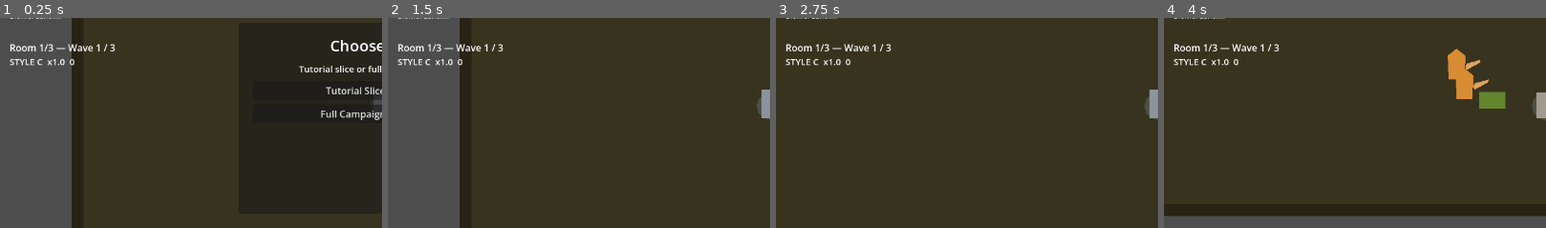
Above: before the commit, frames 1-4 (left to right).
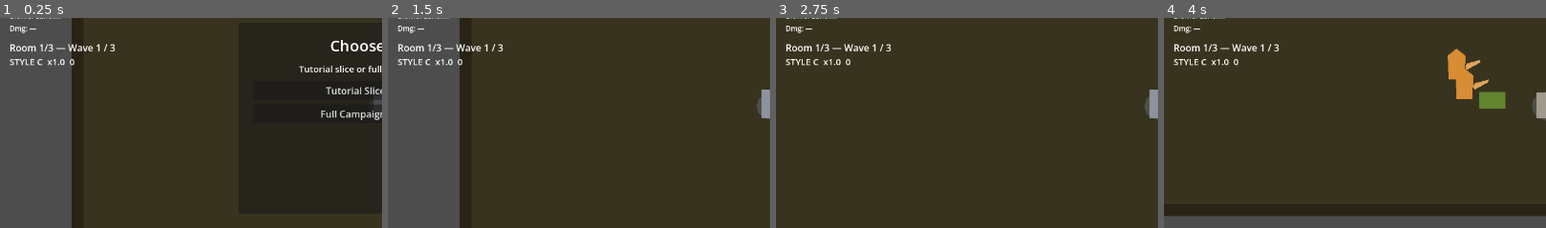
Above: after the commit, the same moments.

Repository: s7v7nth/EON
Game: Godot game, scene res://levels/rooms/room_01.tscn
Two runs of this game, one before a commit and one after it. Both use one fixed random seed, a clock stepped at 60 frames per second and the inputs below.
Inputs (mouse positions are % of the whole screen's width and height, from its top left):
- Up to frame 1 (0.25 s): no input
- Up to frame 2 (1.5 s): click "Full Campaign — 10 rooms" at 0.5 s; click "Синтетик — Адреналиновый реак…" at 1.25 s
- Up to frame 3 (2.75 s): tap Enter at 2 s; move the mouse to (72, 46) at 2.02 s; hold D (move_right) from 2.03 s (still down); click (72, 46) at 2.1 s
- Up to frame 4 (4 s): move the mouse to (30, 56) at 2.77 s; release D (move_right) at 2.78 s; hold S (move_down) 2.78-3.53 s; click (30, 56) at 2.85 s; move the mouse to (60, 29) at 3.52 s; hold D (move_right) from 3.53 s (still down); tap Space (dash) at 3.6 s; click (60, 29) at 3.8 s
The pictures show only the part of the screen within x 0-50%, y 27-77%; the shares and areas given below are measured in that part.

The runs differ from the first frame. In frame 1, 0.1% of the frame differs, in the area x 2-10%, y 3-8%; in frame 2, 0.1%; in frame 3, 0.1%; in frame 4, 0.1%.

Commit message:
Add enemy world HP bars and debug damage readout.
Makes combat feedback readable in-arena and surfaces final hit damage on the debug HUD for balancing.

Co-authored-by: Cursor <cursoragent@cursor.com>

Diff:
--- a/autoload/signal_bus.gd
+++ b/autoload/signal_bus.gd
@@ -6,6 +6,7 @@
 signal player_energy_changed(current: float, max_value: float)
 signal player_adrenaline_changed(current: float, max_value: float)
 signal player_economy_hud_changed(primary: Dictionary, secondary: Dictionary)
+signal damage_dealt(amount: float, target: Node, source: Node)
 signal entity_died(entity: Node)
 signal player_died
 signal enemy_died(enemy: Node)
--- /dev/null
+++ b/components/health_bar_component.gd
@@ -0,0 +1,64 @@
+class_name HealthBarComponent
+extends Node2D
+## World-space HP bar. Appears when damaged; hides at full HP after a short delay.
+
+@export var health_component: HealthComponent
+@export var bar_size: Vector2 = Vector2(40, 5)
+@export var offset: Vector2 = Vector2(0, -56)
+@export var hide_when_full: bool = true
+@export var hide_delay: float = 1.5
+@export var fill_color: Color = Color(0.85, 0.22, 0.22, 0.95)
+@export var background_color: Color = Color(0.08, 0.08, 0.1, 0.75)
+@export var border_color: Color = Color(0.0, 0.0, 0.0, 0.55)
+
+var _ratio: float = 1.0
+var _hide_timer: float = 0.0
+
+
+func _ready() -> void:
+	z_index = 20
+	position = offset
+	visible = false
+	if health_component == null and get_parent():
+		health_component = get_parent().get_node_or_null("HealthComponent") as HealthComponent
+	if health_component == null:
+		push_warning("%s: no HealthComponent found" % name)
+		return
+	health_component.health_changed.connect(_on_health_changed)
+	_on_health_changed(health_component.current_health, health_component.get_max_health())
+
+
+func _process(delta: float) -> void:
+	if _hide_timer <= 0.0:
+		return
+	_hide_timer = maxf(0.0, _hide_timer - delta)
+	if _hide_timer <= 0.0 and _ratio >= 0.999:
+		visible = false
+
+
+func _on_health_changed(current: float, max_value: float) -> void:
+	_ratio = clampf(current / max_value, 0.0, 1.0) if max_value > 0.0 else 0.0
+	if current <= 0.0:
+		visible = false
+		_hide_timer = 0.0
+		queue_redraw()
+		return
+	if hide_when_full and _ratio >= 0.999:
+		if visible:
+			_hide_timer = hide_delay
+		queue_redraw()
+		return
+	visible = true
+	_hide_timer = 0.0
+	queue_redraw()
+
+
+func _draw() -> void:
+	var half := bar_size * 0.5
+	var bg := Rect2(-half, bar_size)
+	draw_rect(bg.grow(1.0), border_color)
+	draw_rect(bg, background_color)
+	var fill_w := bar_size.x * _ratio
+	if fill_w <= 0.0:
+		return
+	draw_rect(Rect2(-half.x, -half.y, fill_w, bar_size.y), fill_color)
--- a/components/hurtbox_component.gd
+++ b/components/hurtbox_component.gd
@@ -49,6 +49,8 @@
 
 	var damage := _compute_damage(attack_data, source)
 	health_component.take_damage(damage)
+	if damage > 0.0:
+		SignalBus.damage_dealt.emit(damage, get_parent(), source)
 	_try_apply_status(attack_data)
 	_apply_knockback(attack_data, source)
 	hit_received.emit(attack_data, source)
--- a/entities/enemies/dummy/enemy_dummy.tscn
+++ b/entities/enemies/dummy/enemy_dummy.tscn
@@ -14,6 +14,7 @@
 [ext_resource type="Resource" path="res://resources/attacks/enemy_dummy_ranged_attack.tres" id="12_ranged_atk"]
 [ext_resource type="Script" path="res://components/status_component.gd" id="13_status"]
 [ext_resource type="Script" path="res://components/combat_visual_component.gd" id="14_cv"]
+[ext_resource type="Script" path="res://components/health_bar_component.gd" id="15_hpbar"]
 
 [sub_resource type="CircleShape2D" id="CircleShape2D_body"]
 radius = 12.0
@@ -66,6 +67,9 @@
 script = ExtResource("8_health")
 stats = ExtResource("2_stats")
 
+[node name="HealthBar" type="Node2D" parent="."]
+script = ExtResource("15_hpbar")
+
 [node name="StatusComponent" type="Node" parent="."]
 script = ExtResource("13_status")
 
--- a/ui/debug_hud.gd
+++ b/ui/debug_hud.gd
@@ -8,10 +8,13 @@
 @onready var status_label: Label = $Margin/VBox/StatusLabel
 @onready var arch_label: Label = $Margin/VBox/ArchLabel
 @onready var biome_label: Label = $Margin/VBox/BiomeLabel
+@onready var damage_label: Label = $Margin/VBox/DamageLabel
 
 var _primary_label: Label
 var _secondary_label: Label
 var _economy_drives_bars: bool = false
+var _last_damage: float = 0.0
+var _total_damage: float = 0.0
 
 
 func _ready() -> void:
@@ -38,6 +41,8 @@
 	SignalBus.player_statuses_changed.connect(_on_statuses_changed)
 	SignalBus.architecture_changed.connect(_on_architecture_changed)
 	SignalBus.biome_changed.connect(_on_biome_changed)
+	SignalBus.damage_dealt.connect(_on_damage_dealt)
+	_refresh_damage_label()
 
 
 func _on_health_changed(current: float, max_value: float) -> void:
@@ -101,6 +106,24 @@
 		biome_label.text = "Biome: %s" % _biome_name(biome_id)
 
 
+func _on_damage_dealt(amount: float, target: Node, _source: Node) -> void:
+	## Debug outgoing damage only (hits on non-player targets).
+	if target is Player or amount <= 0.0:
+		return
+	_last_damage = amount
+	_total_damage += amount
+	_refresh_damage_label()
+
+
+func _refresh_damage_label() -> void:
+	if damage_label == null:
+		return
+	if _last_damage <= 0.0 and _total_damage <= 0.0:
+		damage_label.text = "Dmg: —"
+		return
+	damage_label.text = "Dmg: %.1f  (Σ %.0f)" % [_last_damage, _total_damage]
+
+
 func _biome_name(biome_id: int) -> String:
 	match biome_id as GameplayEnums.BiomeId:
 		GameplayEnums.BiomeId.JUNGLE:
@@ -127,4 +150,7 @@
 
 
 func _on_player_died() -> void:
+	_last_damage = 0.0
+	_total_damage = 0.0
+	_refresh_damage_label()
 	print("Player died")
--- a/ui/debug_hud.tscn
+++ b/ui/debug_hud.tscn
@@ -14,7 +14,7 @@
 offset_left = 16.0
 offset_top = 16.0
 offset_right = 320.0
-offset_bottom = 220.0
+offset_bottom = 250.0
 grow_horizontal = 0
 grow_vertical = 0
 
@@ -70,3 +70,8 @@
 layout_mode = 2
 theme_override_font_sizes/font_size = 12
 text = "Biome: —"
+
+[node name="DamageLabel" type="Label" parent="Margin/VBox"]
+layout_mode = 2
+theme_override_font_sizes/font_size = 12
+text = "Dmg: —"
Not shown: 1 places in entities/enemies/dummy/enemy_dummy.tscn that only renumber resources
Not shown, changed: docs/manual_qa_checklist.md
Not shown, changed: docs/systems.md
